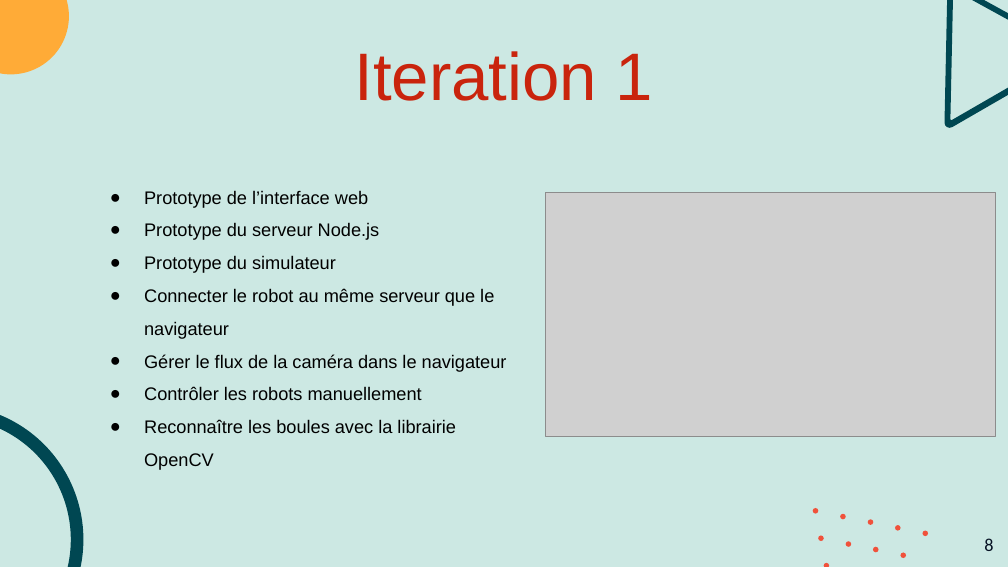
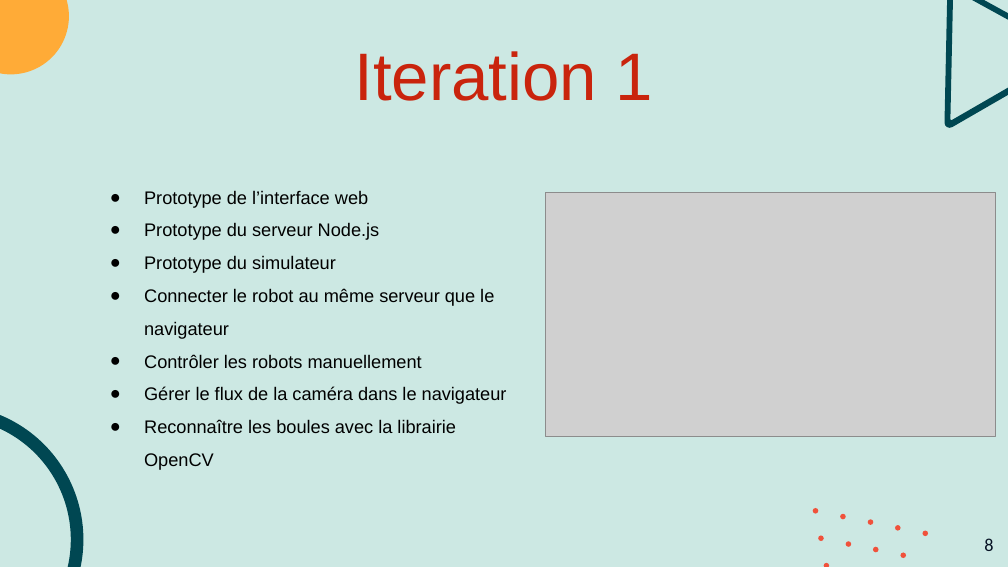
Before and after one commit to Akip2/RobotBillard, a slide deck: slide 8 of Documents/Soutenance_finale_FONTANEZ_FROGER_PIERROT.pptx. Drawn at 1008x567 pixels with LibreOffice and Linux fonts; fonts in the diff are those of the drawing; grey boxes stand for pictures. Boxes give left, top, right and bottom in pixels: in the first picture for what was removed or moved away, otherwise in the second. Text is boxed around its words. In the diff, an @@ line names an element or a change of style, - is before the commit and + after.

```diff
--- a/Documents/Soutenance_finale_FONTANEZ_FROGER_PIERROT.pptx
+++ b/Documents/Soutenance_finale_FONTANEZ_FROGER_PIERROT.pptx
@@ text at (144,354,422,368): paragraph added @@
+● Contrôler les robots manuellement
@@ text at (144,386,422,400): paragraph removed @@
-● Contrôler les robots manuellement
```
Also in this commit, not shown: 2 other slides changed.
